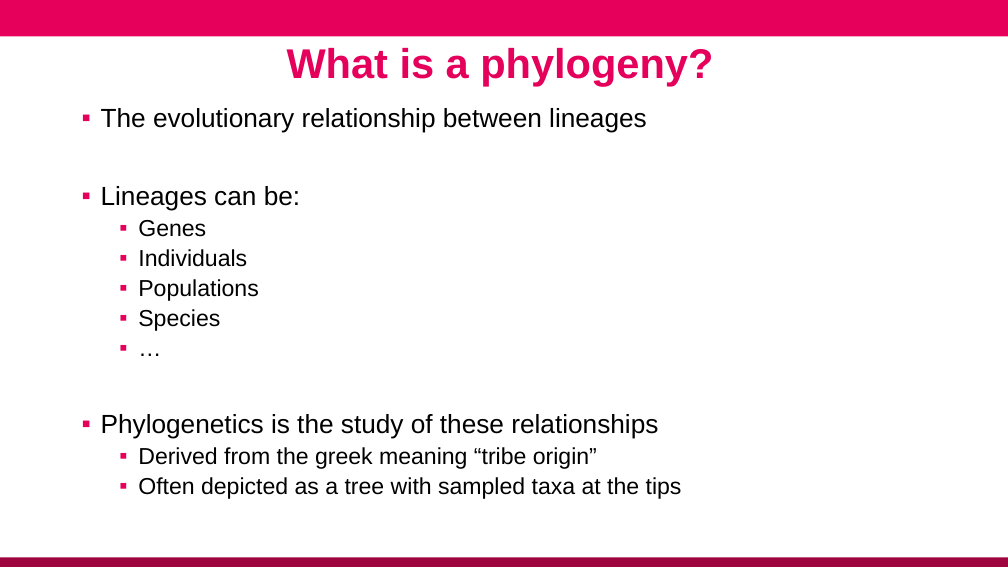
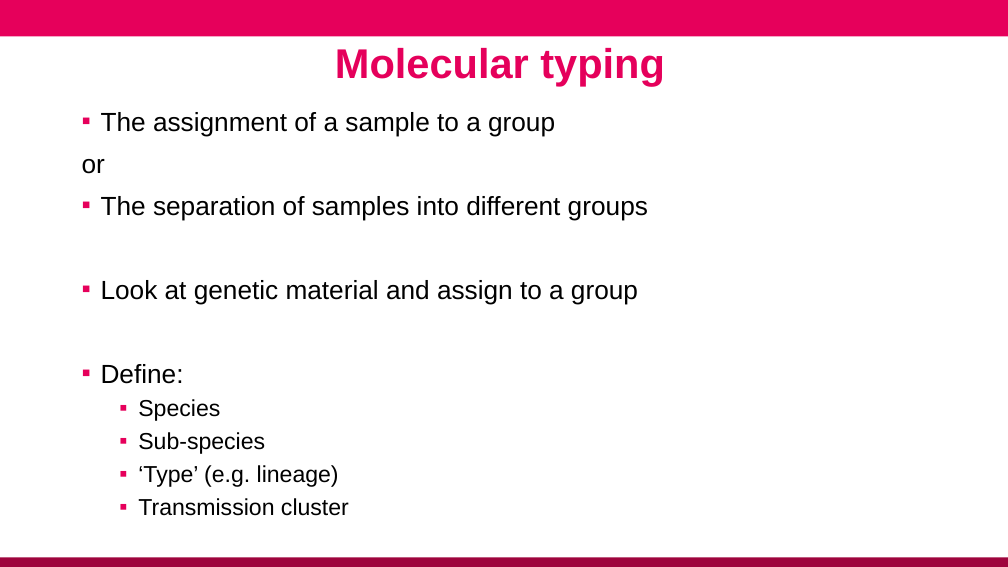
Before and after one commit to conmeehan/conmeehan.github.io, a slide deck: slide 3 of PathogenDataCourse/SlideSets/StrainTypingAndGenEpi.pptx. Drawn at 1008x567 pixels with LibreOffice and Linux fonts; fonts in the diff are those of the drawing; background and template pictures are left out. Boxes give left, top, right and bottom in pixels: in the first picture for what was removed or moved away, otherwise in the second. Text is boxed around its words. In the diff, an @@ line names an element or a change of style, - is before the commit and + after.

```diff
--- a/PathogenDataCourse/SlideSets/StrainTypingAndGenEpi.pptx
+++ b/PathogenDataCourse/SlideSets/StrainTypingAndGenEpi.pptx
@@ text at box(335, 48, 665, 86): text changed @@
-What is a phylogeny?
+Molecular typing
@@ text at box(82, 112, 648, 384): text changed @@
-▪ The evolutionary relationship between lineages
-▪ Lineages can be:
-  ▪ Genes
-  ▪ Individuals
-  ▪ Populations
+▪ The assignment of a sample to a group
+or
+▪ The separation of samples into different groups
+▪ Look at genetic material and assign to a group
+▪ Define:
@@ text at box(138, 399, 220, 421): line spacing 0.9 to 1 @@
@@ text at box(138, 432, 349, 516): text changed @@
-  ▪ …
-▪ Phylogenetics is the study of these relationships
-  ▪ Derived from the greek meaning “tribe origin”
-  ▪ Often depicted as a tree with sampled taxa at the tips
+  ▪ Sub-species
+  ▪ ‘Type’ (e.g. lineage)
+  ▪ Transmission cluster
```
Also in this commit, not shown: 1 other slide changed, 3 slides added, 1 other file.
